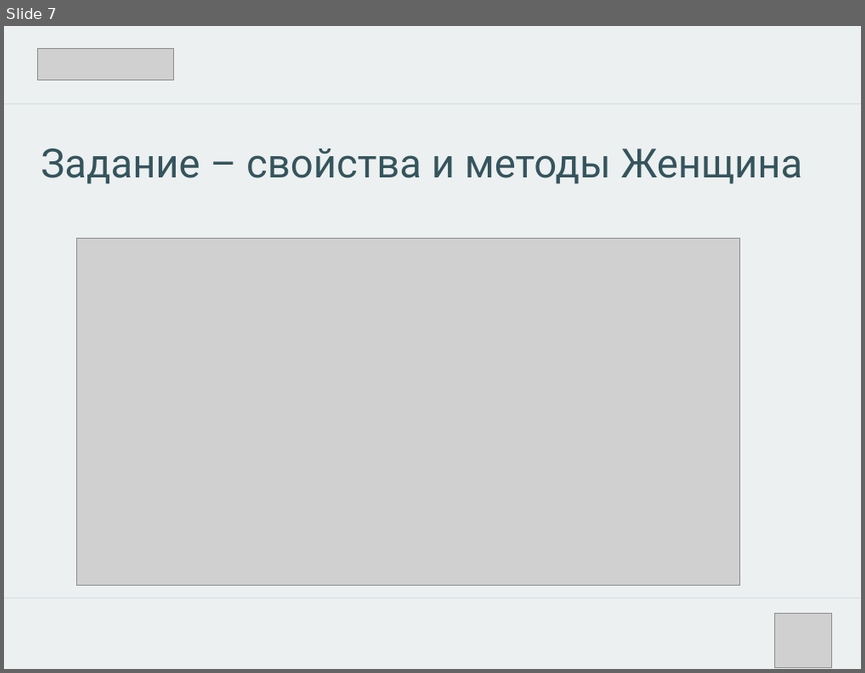
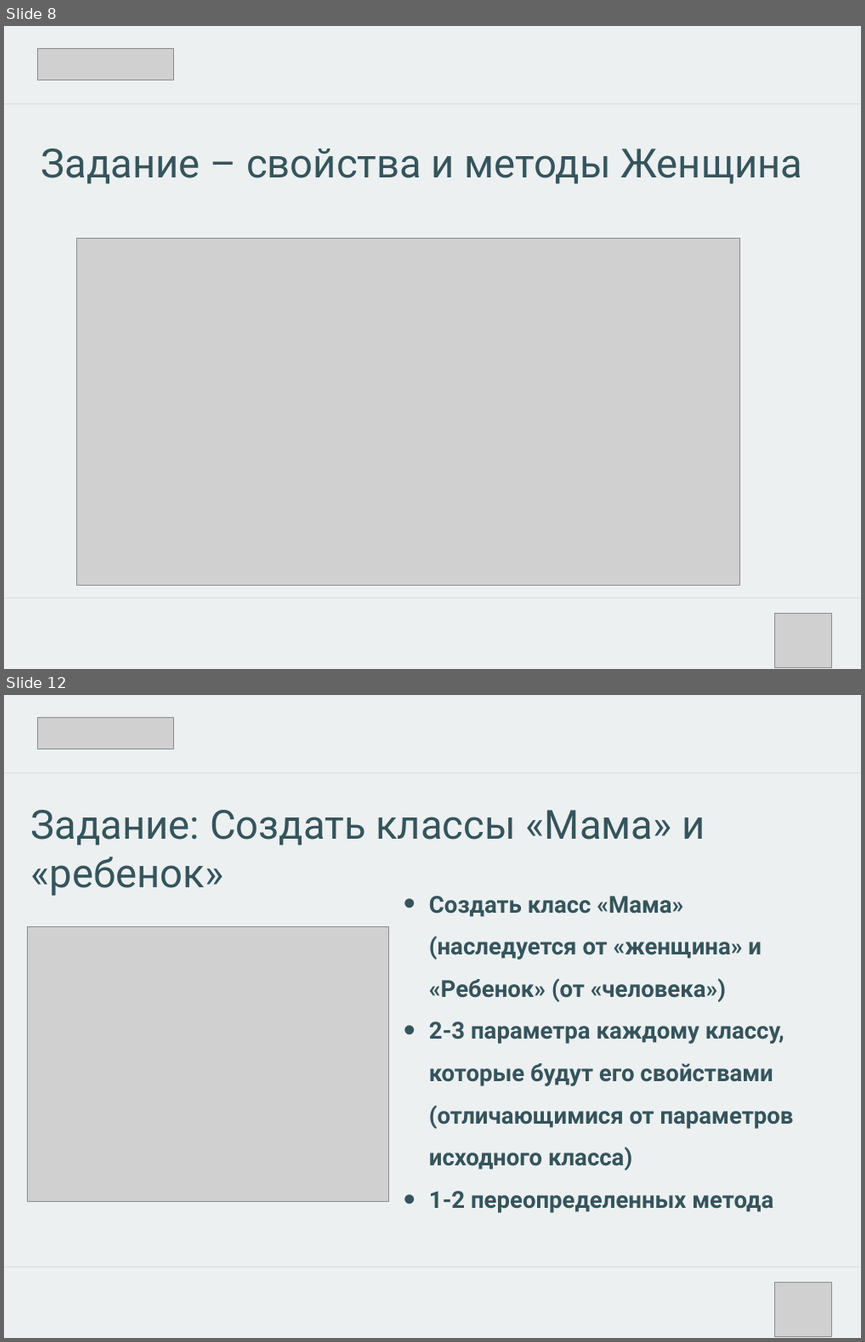
Before and after one commit to walerij/v3, a slide deck: презентация 2.pptx. Shown one above the other, each under a label of ours: slide 7 before the commit, slides 8 and 12 after it; the slides between them are not shown. The pictures are 865x673 and 865x1342 pixels, drawn with LibreOffice and Linux fonts; fonts in the diff are those of the drawing; grey boxes stand for pictures. Boxes give left, top, right and bottom in pixels: in the first picture for what was removed or moved away, otherwise in the second. Text is boxed around its words. In the diff, an @@ line names an element or a change of style, - is before the commit and + after.

```diff
--- a/презентация 2.pptx
+++ b/презентация 2.pptx
@@ slide 12 added at [4,695,861,1338], background #ECF0F1 @@
@@ picture added at [38,717,173,749] @@
@@ line added from (4, 772) to (861, 772), #35545C 1 pt @@
@@ text added at [31,810,704,896], 48 pt, text #35545C @@
+Задание: Создать классы «Мама» и
+«ребенок»
@@ text added at [429,896,794,1213], 28 pt, text #35545C, bold @@
+• Создать класс «Мама» (наследуется от «женщина» и «Ребенок» (от «человека»)
+• 2-3 параметра каждому классу, которые будут его свойствами (отличающимися от параметров исходного класса)
+• 1-2 переопределенных метода
@@ picture added at [28,927,388,1201] @@
@@ line added from (4, 1267) to (860, 1267), #35545C 1 pt @@
@@ picture added at [775,1282,832,1337] @@
@@ what was slide 7 is now slide 8 @@
```
Also in this commit, not shown: 6 other slides added, 3 slides removed, 6 other files.
